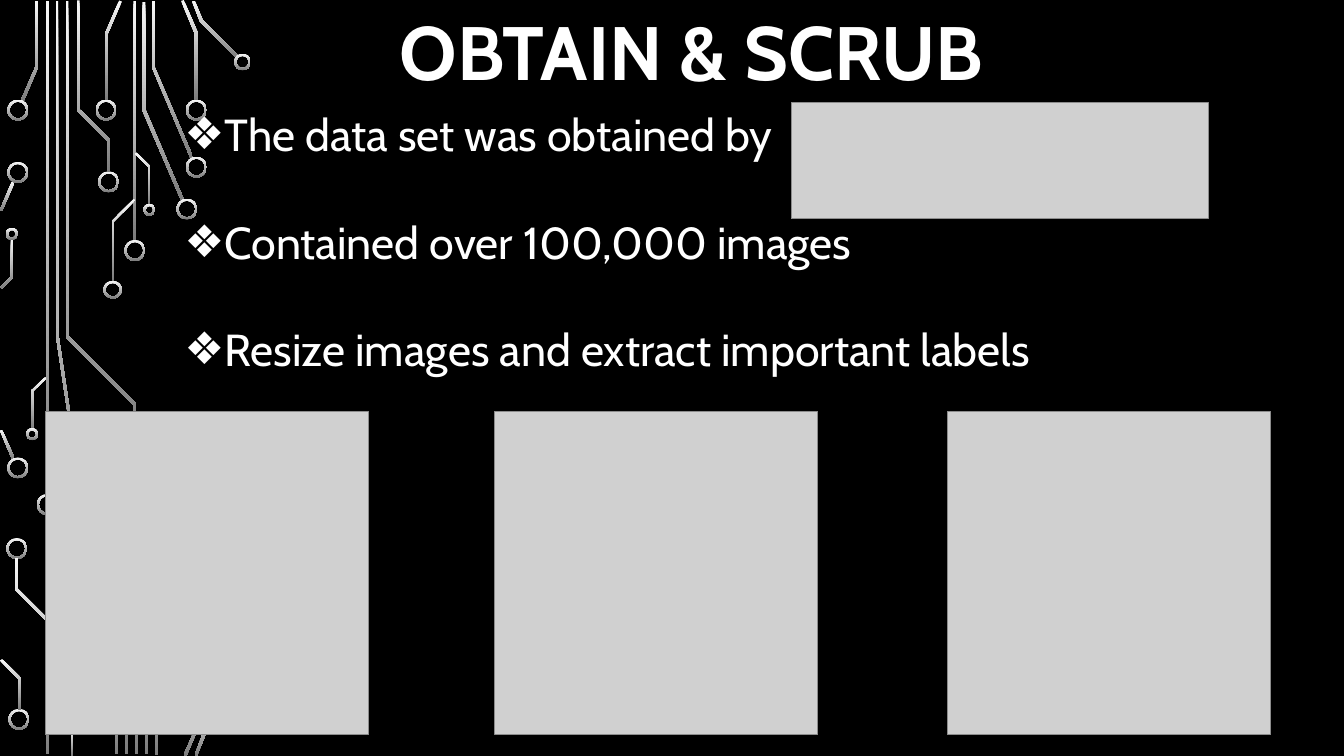
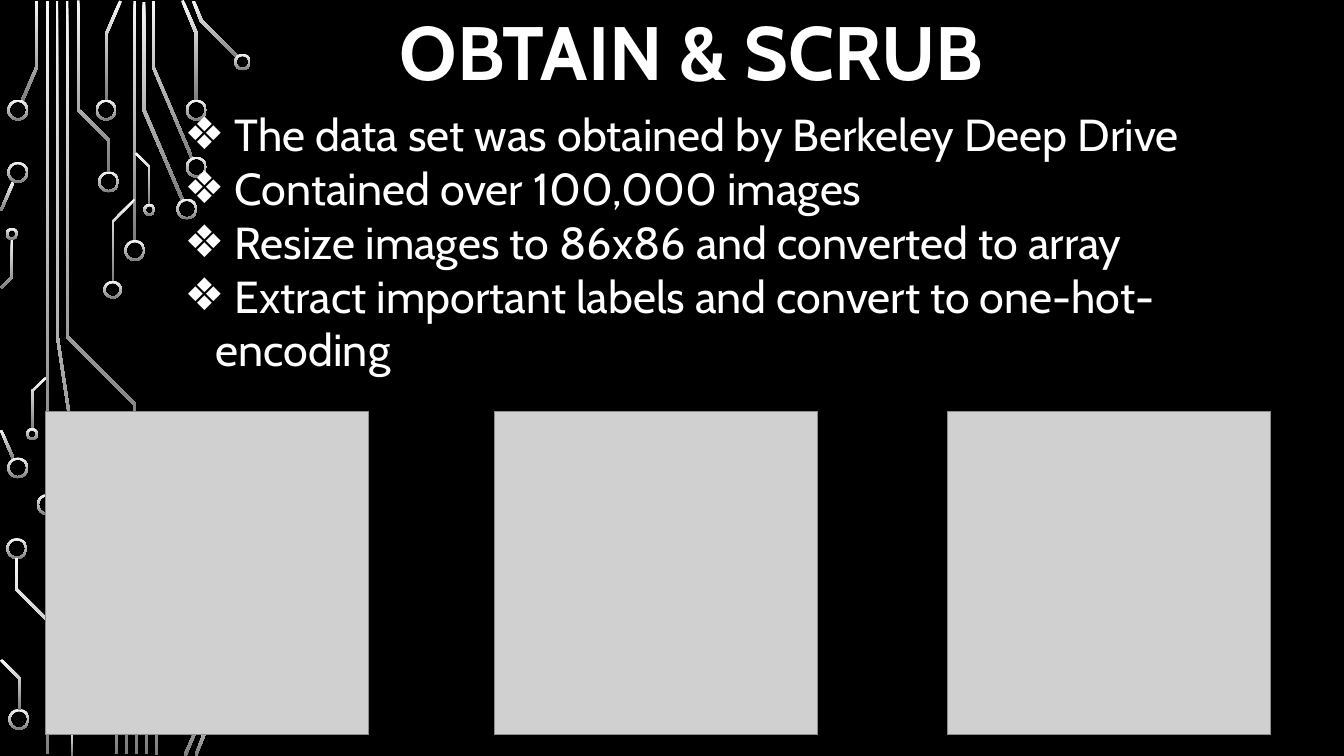
Before and after one commit to hpatel530/Image-Classification-for-Autonomous-Vehicles-, a slide deck: slide 4 of Capstone.pptx. Drawn at 1344x756 pixels with LibreOffice and Linux fonts; fonts in the diff are those of the drawing; grey boxes stand for pictures; background and template pictures are left out. Boxes give left, top, right and bottom in pixels: in the first picture for what was removed or moved away, otherwise in the second. Text is boxed around its words. In the diff, an @@ line names an element or a change of style, - is before the commit and + after.

```diff
--- a/Capstone.pptx
+++ b/Capstone.pptx
@@ text at <box>235,117,1179,162</box>: text changed @@
-❖ The data set was obtained by
+❖ The data set was obtained by Berkeley Deep Drive
@@ picture removed at <box>791,102,1209,219</box> @@
@@ text at <box>216,225,1154,377</box>: text changed @@
-❖ Resize images and extract important labels
+❖ Resize images to 86x86 and converted to array
+❖ Extract important labels and convert to one-hot-encoding
```
Also in this commit, not shown: 7 other slides changed.
